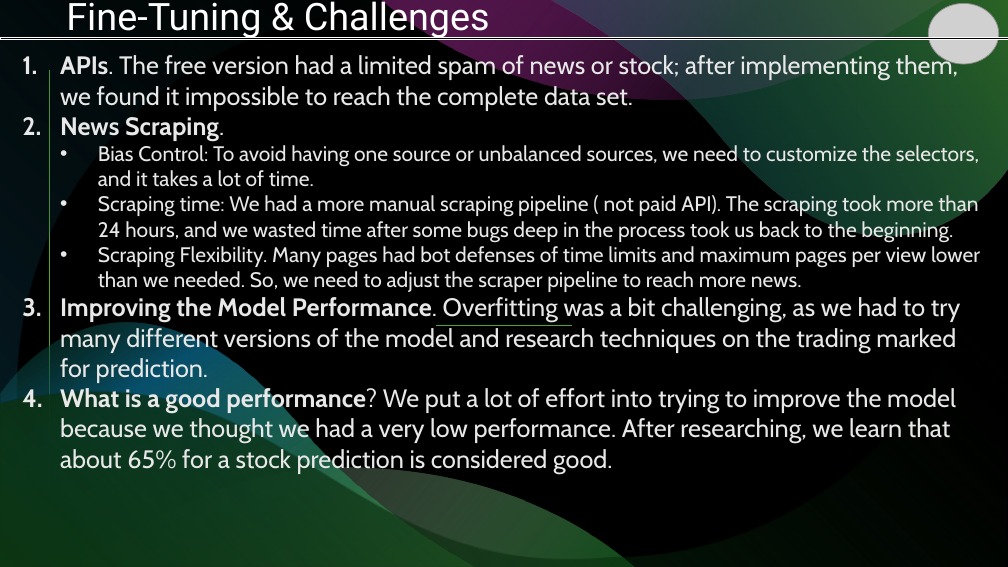
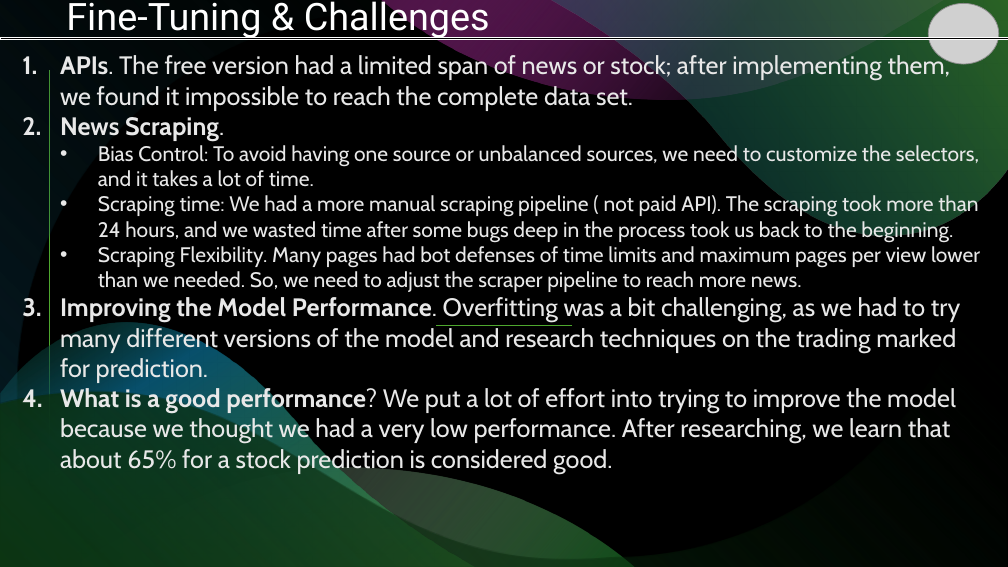
Before and after one commit to Carlos-Sibaja/2025Topics, a slide deck: slide 8 of NASDAQ UP.pptx. Drawn at 1008x567 pixels with LibreOffice and Linux fonts; fonts in the diff are those of the drawing; grey boxes stand for pictures. Boxes give left, top, right and bottom in pixels: in the first picture for what was removed or moved away, otherwise in the second. Text is boxed around its words. In the diff, an @@ line names an element or a change of style, - is before the commit and + after.

```diff
--- a/NASDAQ UP.pptx
+++ b/NASDAQ UP.pptx
@@ text at bbox=[60, 54, 951, 111]: text changed @@
-1. APIs. The free version had a limited spam of news or stock; after implementing them, we found it impossible to reach the complete data set.
+1. APIs. The free version had a limited span of news or stock; after implementing them, we found it impossible to reach the complete data set.
```
Also in this commit, not shown: 4 other slides changed, 1 other file.
